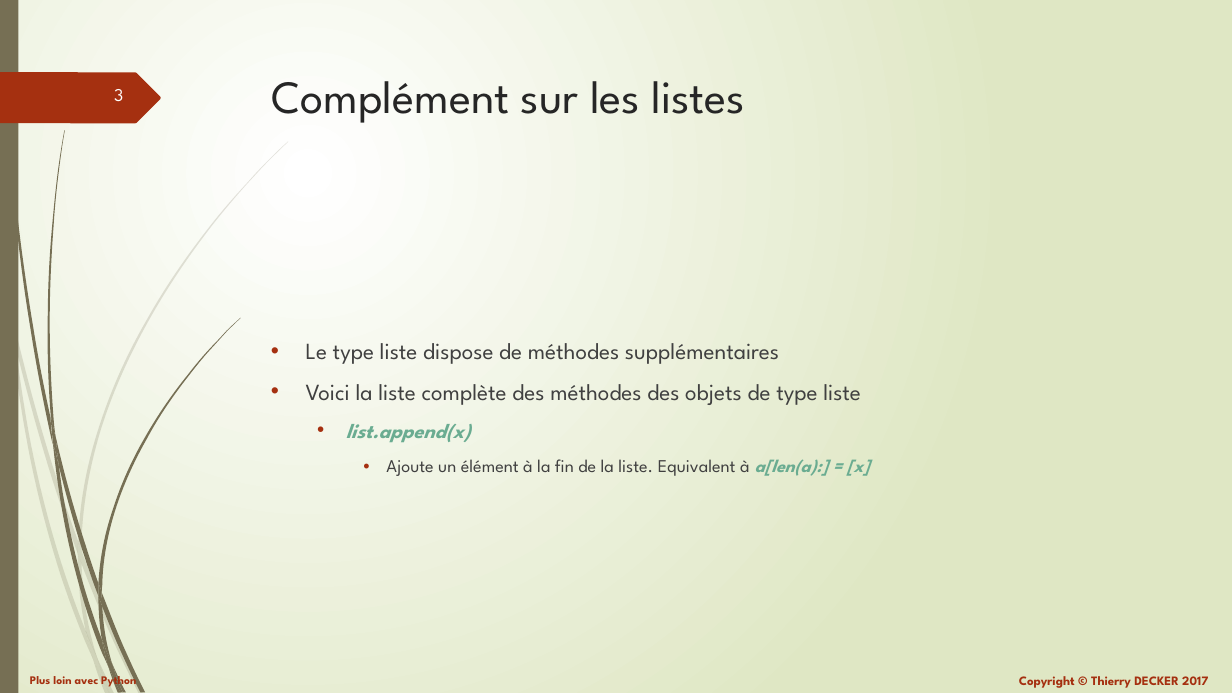
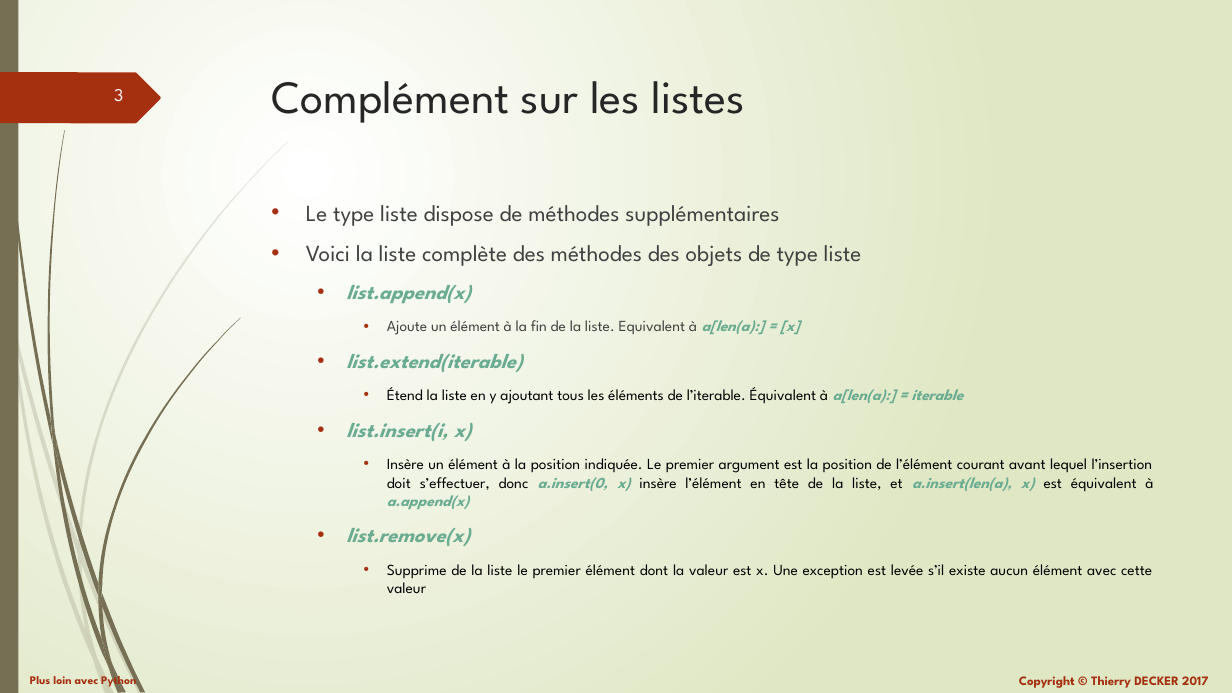
Before and after one commit to VikmanTheRacoon/learning-python, a slide deck: slide 3 of documentations/python-102.pptx. Drawn at 1232x693 pixels with LibreOffice and Linux fonts; fonts in the diff are those of the drawing. Boxes give left, top, right and bottom in pixels: in the first picture for what was removed or moved away, otherwise in the second. Text is boxed around its words. In the diff, an @@ line names an element or a change of style, - is before the commit and + after.

```diff
--- a/documentations/python-102.pptx
+++ b/documentations/python-102.pptx
@@ text "Le type liste dispose de ...": place and size @@
-text "Le type liste dispose de ..." at <box>306,343,870,476</box>
+text "Le type liste dispose de ..." at <box>306,205,1153,593</box>
@@ text at <box>387,320,799,335</box>: size 14 to 12 pt in "Ajoute un élément à la fin de ..." @@
@@ text at <box>346,387,1153,593</box>: paragraphs added @@
+  • list.extend(iterable)
+    • Étend la liste en y ajoutant tous les éléments de l’iterable. Équivalent à a[len(a):] = iterable
+  • list.insert(i, x)
+    • Insère un élément à la position indiquée. Le premier argument est la position de l’élément courant avant lequel l’insertion doit s’effectuer, donc a.insert(0, x) insère l’élément en tête de la liste, et a.insert(len(a), x) est équivalent à a.append(x)
+  • list.remove(x)
+    • Supprime de la liste le premier élément dont la valeur est x. Une exception est levée s’il existe aucun élément avec cette valeur
```
Also in this commit, not shown: 2 slides added, 1 other file.
